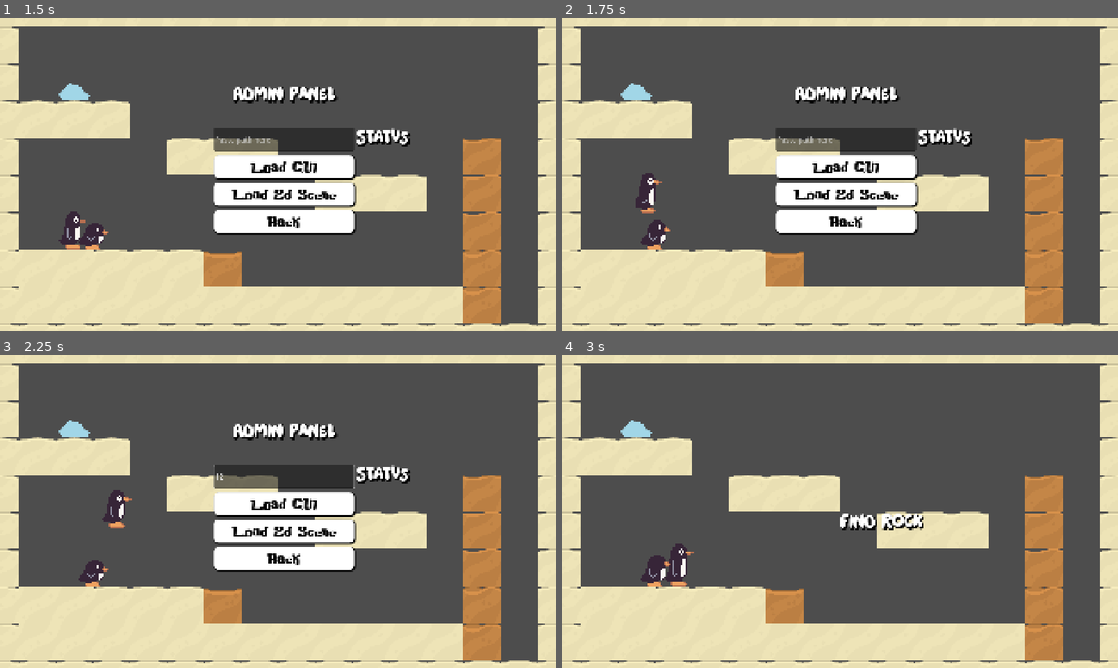
Above: before the commit, frames 1-4 (two rows, left to right).
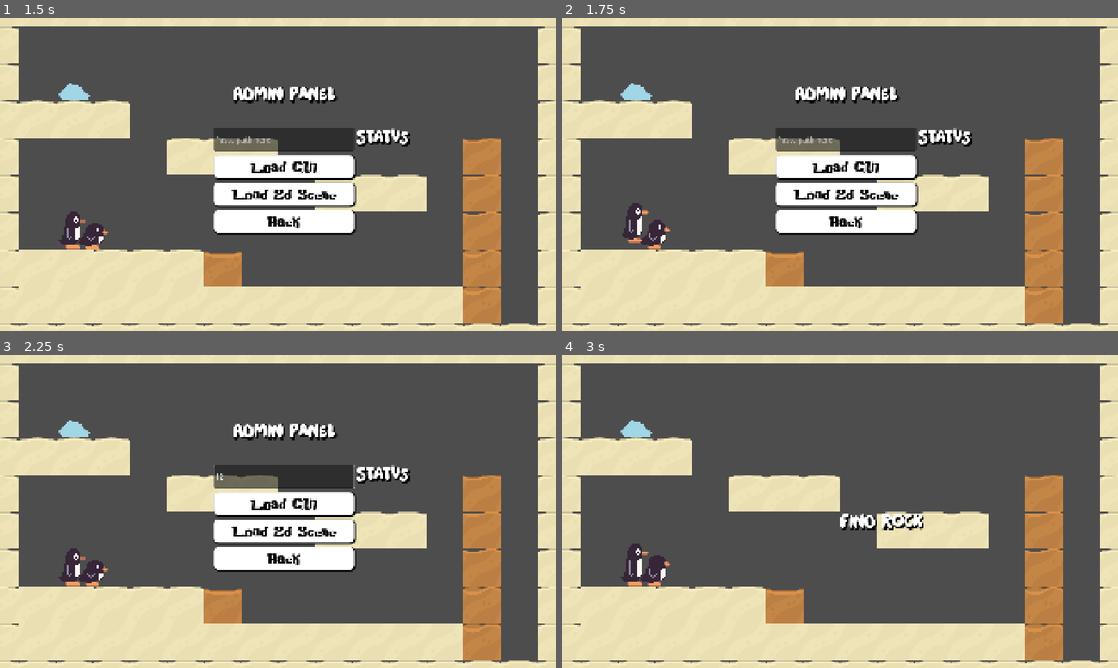
Above: after the commit, the same moments.

Repository: Shreyashz/couch-coop
Game: Godot game, scene res://Prefab/gameController.tscn
Same seed, same stepped clock (60 frames per second), same inputs: the game is played once before the commit and once after it.
Inputs (mouse positions are in pixels of both pictures, inside the frame that each line leads up to):
- Up to frame 1 (1.5 s): click "Start Game" at 0.5 s; hold D (p1_move_right) from 1.28 s (still down); hold ` (AdminTrigger) from 1.28 s (still down)
- Up to frame 2 (1.75 s): keep holding D (p1_move_right); keep holding ` (AdminTrigger); tap Q (p1_jump) at 1.52 s
- Up to frame 3 (2.25 s): release D (p1_move_right) at 2 s; release ` (AdminTrigger) at 2 s; click (283, 477) at 2.02 s; type "12" at 2.1 s
- Up to frame 4 (3 s): click "Back" at 2.75 s

Frame 1 is identical in both runs. In frame 2, 0.7% of the frame differs, in the area x 10-18%, y 49-74%; in frame 3, 0.7%; in frame 4, 0.8%, in the area x 10-24%, y 60-74%.

Commit message:
Made jump less floaty

Diff:
--- a/Scripts/playerMovement.gd
+++ b/Scripts/playerMovement.gd
@@ -51,6 +51,8 @@
 	apply_gravity(delta)
 	if (Input.is_action_just_pressed(controls.jump) or Input.is_action_just_pressed(controls.move_up)) and is_on_floor():
 		velocity.y = JUMP_VELOCITY
+	if(Input.is_action_just_released(controls.jump) or Input.is_action_just_released(controls.move_up)) and !is_on_floor():
+		velocity.y = 0
 	if (Input.is_action_just_pressed(controls.jump) or Input.is_action_just_pressed(controls.move_up)) and !is_on_floor() and swimming:
 		velocity.y = JUMP_VELOCITY
 	if(Input.is_action_just_pressed(controls.move_down) and swimming):
